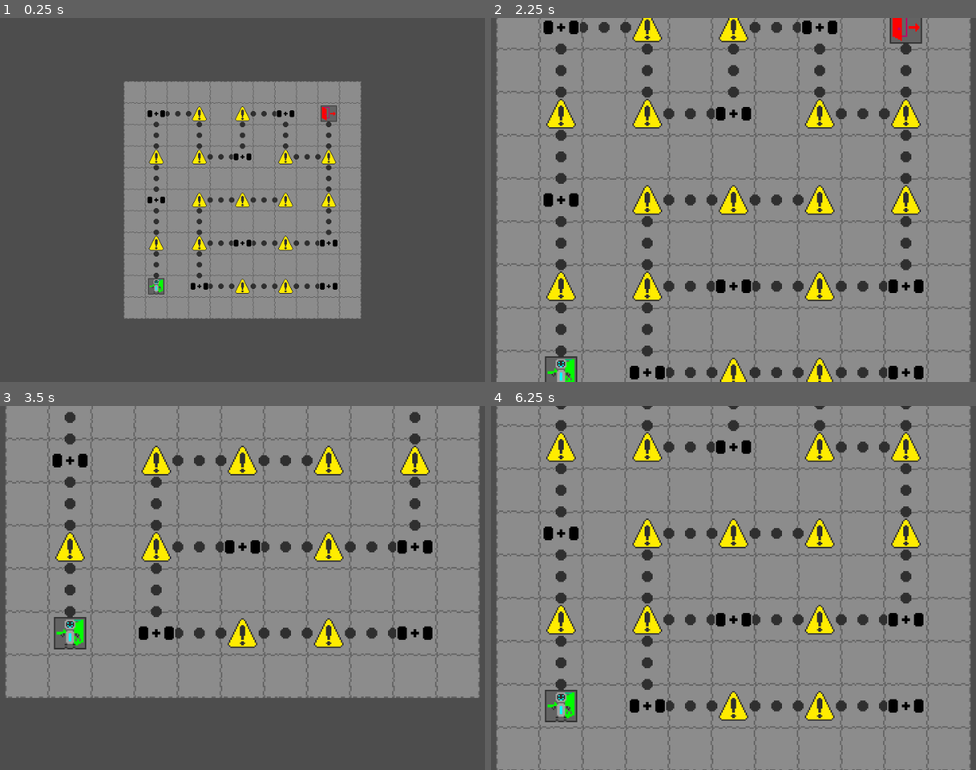
Above: before the commit, frames 1-4 (two rows, left to right).
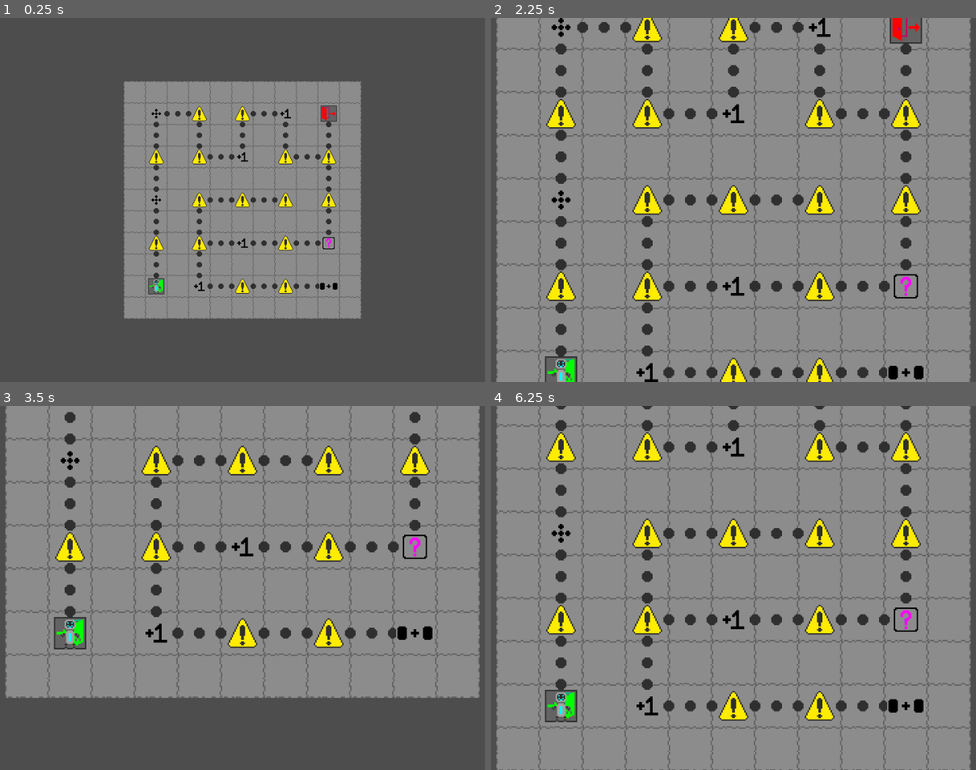
Above: after the commit, the same moments.

Repository: CattacoCattaco/strategy-deckbuilder-roguelike
Game: Godot game, scene res://world_map/world_map.tscn
Same seed, same stepped clock (60 frames per second), same inputs: the game is played once before the commit and once after it.
Inputs (mouse positions are in pixels of both pictures, inside the frame that each line leads up to):
- Up to frame 1 (0.25 s): no input
- Up to frame 2 (2.25 s): tap Enter (do_event) at 0.5, 2 s; move the mouse to (874, 181) at 0.52 s; hold D (right) 0.53-1.25 s; hold Enter (do_event) 0.53-1.25 s; click (874, 181) at 0.67 s; tap Space at 1.25 s; drag from (602, 218) to (699, 272) at 1.27 s; move the mouse to (796, 119) at 2.02 s; hold D (right) from 2.03 s (still down); hold Z (zoom) from 2.03 s (still down)
- Up to frame 3 (3.5 s): tap Enter (do_event) at 2.3 s; release D (right) at 2.75 s; release Z (zoom) at 2.75 s; tap Space at 2.75 s; drag from (208, 660) to (48, 533) at 2.77 s
- Up to frame 4 (6.25 s): tap Enter (do_event) at 3.5 s; move the mouse to (927, 642) at 3.52 s; hold A (left) 3.53-4.25 s; hold Enter (do_event) 3.53-4.25 s; tap Shift at 3.6 s; tap Space at 4.25 s; drag from (539, 533) to (636, 497) at 4.27 s; move the mouse to (767, 588) at 5.02 s; hold S (down) 5.03-5.75 s; hold Enter (do_event) 5.03-5.75 s; click (767, 588) at 5.17 s; drag from (636, 497) to (602, 606) at 5.77 s

The runs differ from the first frame. In frame 1, 0.4% of the frame differs, in the area x 30-70%, y 24-76%; in frame 2, 1.7%, in the area x 10-90%, y 0-100%; in frame 3, 1.0%; in frame 4, 1.2%.

Commit message:
4 Deck Manipulation Types
There are now 4 different deck manipulation types which are all equally likely to occur. There are: merge, add symbol, plus 1 range, and plus 1 effect size.

Diff:
--- a/card/data/card_data.gd
+++ b/card/data/card_data.gd
@@ -6,10 +6,15 @@
 var effect_size: int
 
 
-func _init(p_modifiers: Array[Modifier], p_effect_range: int, p_effect_size: int) -> void:
+func _init(p_modifiers: Array[Modifier] = [], p_effect_range: int = 0,
+		p_effect_size: int = 0) -> void:
 	modifiers = p_modifiers
 	effect_range = p_effect_range
 	effect_size = p_effect_size
+
+
+func duplicate() -> CardData:
+	return CardData.new(modifiers.duplicate(), effect_range, effect_size)
 
 
 func get_effects() -> Array[Effect]:
--- a/deck_manipulation_screen/deck_manipulation_screen.tscn
+++ b/deck_manipulation_screen/deck_manipulation_screen.tscn
@@ -17,7 +17,7 @@
 grow_horizontal = 2
 grow_vertical = 2
 script = ExtResource("1_h76y5")
-slot_sets = [NodePath("SlotRegion/MergeSlotSet"), NodePath("SlotRegion/AddSymbolSlotSet")]
+slot_sets = [NodePath("SlotRegion/MergeSlotSet"), NodePath("SlotRegion/AddSymbolSlotSet"), NodePath("SlotRegion/PlusRangeSlotSet"), NodePath("SlotRegion/PlusEffectSizeSlotSet")]
 
 [node name="SlotRegion" type="Control" parent="."]
 layout_mode = 1
@@ -169,6 +169,130 @@
 centered = false
 
 [node name="OutputSlot" parent="SlotRegion/AddSymbolSlotSet" instance=ExtResource("2_4o6wb")]
+layout_mode = 1
+anchors_preset = -1
+anchor_left = 0.625
+anchor_top = 0.5
+anchor_right = 0.625
+anchor_bottom = 0.5
+offset_left = -59.5
+offset_top = -96.0
+offset_right = 59.5
+offset_bottom = 96.0
+grow_horizontal = 2
+grow_vertical = 2
+input = false
+
+[node name="PlusRangeSlotSet" type="Control" parent="SlotRegion" node_paths=PackedStringArray("hand", "deck_manipulation_screen", "input_slots", "output_slot")]
+layout_mode = 1
+anchors_preset = 15
+anchor_right = 1.0
+anchor_bottom = 1.0
+grow_horizontal = 2
+grow_vertical = 2
+script = ExtResource("2_g0t5s")
+hand = NodePath("../../Hand")
+deck_manipulation_screen = NodePath("../..")
+input_slots = [NodePath("InputSlot1")]
+output_slot = NodePath("OutputSlot")
+type = 2
+
+[node name="InputSlot1" parent="SlotRegion/PlusRangeSlotSet" instance=ExtResource("2_4o6wb")]
+layout_mode = 1
+anchors_preset = -1
+anchor_left = 0.375
+anchor_top = 0.5
+anchor_right = 0.375
+anchor_bottom = 0.5
+offset_left = -59.5
+offset_top = -96.0
+offset_right = 59.5
+offset_bottom = 96.0
+grow_horizontal = 2
+grow_vertical = 2
+
+[node name="SymbolArrow" type="Control" parent="SlotRegion/PlusRangeSlotSet"]
+custom_minimum_size = Vector2(45, 45)
+layout_mode = 1
+anchors_preset = 8
+anchor_left = 0.5
+anchor_top = 0.5
+anchor_right = 0.5
+anchor_bottom = 0.5
+offset_left = -22.5
+offset_top = -22.5
+offset_right = 22.5
+offset_bottom = 22.5
+grow_horizontal = 2
+grow_vertical = 2
+
+[node name="Arrow" type="Sprite2D" parent="SlotRegion/PlusRangeSlotSet/SymbolArrow"]
+texture = ExtResource("4_ya4dx")
+centered = false
+
+[node name="OutputSlot" parent="SlotRegion/PlusRangeSlotSet" instance=ExtResource("2_4o6wb")]
+layout_mode = 1
+anchors_preset = -1
+anchor_left = 0.625
+anchor_top = 0.5
+anchor_right = 0.625
+anchor_bottom = 0.5
+offset_left = -59.5
+offset_top = -96.0
+offset_right = 59.5
+offset_bottom = 96.0
+grow_horizontal = 2
+grow_vertical = 2
+input = false
+
+[node name="PlusEffectSizeSlotSet" type="Control" parent="SlotRegion" node_paths=PackedStringArray("hand", "deck_manipulation_screen", "input_slots", "output_slot")]
+layout_mode = 1
+anchors_preset = 15
+anchor_right = 1.0
+anchor_bottom = 1.0
+grow_horizontal = 2
+grow_vertical = 2
+script = ExtResource("2_g0t5s")
+hand = NodePath("../../Hand")
+deck_manipulation_screen = NodePath("../..")
+input_slots = [NodePath("InputSlot1")]
+output_slot = NodePath("OutputSlot")
+type = 3
+
+[node name="InputSlot1" parent="SlotRegion/PlusEffectSizeSlotSet" instance=ExtResource("2_4o6wb")]
+layout_mode = 1
+anchors_preset = -1
+anchor_left = 0.375
+anchor_top = 0.5
+anchor_right = 0.375
+anchor_bottom = 0.5
+offset_left = -59.5
+offset_top = -96.0
+offset_right = 59.5
+offset_bottom = 96.0
+grow_horizontal = 2
+grow_vertical = 2
+
+[node name="SymbolArrow" type="Control" parent="SlotRegion/PlusEffectSizeSlotSet"]
+custom_minimum_size = Vector2(45, 45)
+layout_mode = 1
+anchors_preset = 8
+anchor_left = 0.5
+anchor_top = 0.5
+anchor_right = 0.5
+anchor_bottom = 0.5
+offset_left = -22.5
+offset_top = -22.5
+offset_right = 22.5
+offset_bottom = 22.5
+grow_horizontal = 2
+grow_vertical = 2
+
+[node name="Arrow" type="Sprite2D" parent="SlotRegion/PlusEffectSizeSlotSet/SymbolArrow"]
+texture = ExtResource("4_ya4dx")
+centered = false
+
+[node name="OutputSlot" parent="SlotRegion/PlusEffectSizeSlotSet" instance=ExtResource("2_4o6wb")]
 layout_mode = 1
 anchors_preset = -1
 anchor_left = 0.625
--- a/deck_manipulation_screen/slot_set/slot_set.gd
+++ b/deck_manipulation_screen/slot_set/slot_set.gd
@@ -4,6 +4,8 @@
 enum Type {
 	MERGE,
 	ADD_SYMBOL,
+	PLUS_RANGE,
+	PLUS_EFFECT_SIZE,
 }
 
 @export var hand: Hand
@@ -58,6 +60,10 @@
 			return calculate_output_merge()
 		Type.ADD_SYMBOL:
 			return calculate_output_add_symbol()
+		Type.PLUS_RANGE:
+			return calculate_output_plus_range()
+		Type.PLUS_EFFECT_SIZE:
+			return calculate_output_plus_effect_size()
 
 	return CardData.new([], 0, 0)
 
@@ -80,21 +86,34 @@
 	else:
 		result.effect_range = input_data[1].effect_range
 
-	for modifier in input_data[0].modifiers:
-		result.modifiers.append(modifier)
+	for input_modifier in input_data[0].modifiers:
+		result.modifiers.append(input_modifier)
 
-	for modifier in input_data[1].modifiers:
-		result.modifiers.append(modifier)
+	for input_modifier in input_data[1].modifiers:
+		result.modifiers.append(input_modifier)
 
 	return result
 
 
 func calculate_output_add_symbol() -> CardData:
-	var input_data: CardData = input_slots[0].card.card_data
-
-	var result := CardData.new(input_data.modifiers.duplicate(), input_data.effect_range,
-			input_data.effect_size)
+	var result: CardData = input_slots[0].card.card_data.duplicate()
 
 	result.modifiers.append(modifier)
 
 	return result
+
+
+func calculate_output_plus_range() -> CardData:
+	var result: CardData = input_slots[0].card.card_data.duplicate()
+
+	result.effect_range += 1
+
+	return result
+
+
+func calculate_output_plus_effect_size() -> CardData:
+	var result: CardData = input_slots[0].card.card_data.duplicate()
+
+	result.effect_size += 1
+
+	return result
--- a/world_map/world_map.gd
+++ b/world_map/world_map.gd
@@ -199,7 +199,37 @@
 				var deck_manipulation_screen: DeckManipulationScreen
 				deck_manipulation_screen = deck_manipulation_scene.instantiate()
 
+				deck_manipulation_screen.set_slot_set(SlotSet.Type.MERGE)
+				deck_manipulation_screen.world_map = self
+
+				get_tree().root.add_child(deck_manipulation_screen)
+				get_tree().root.remove_child(self)
+		WorldMapTile.EventType.ADD_SYMBOL:
+			if not tile.completed:
+				var deck_manipulation_screen: DeckManipulationScreen
+				deck_manipulation_screen = deck_manipulation_scene.instantiate()
+
 				deck_manipulation_screen.set_slot_set(SlotSet.Type.ADD_SYMBOL)
+				deck_manipulation_screen.world_map = self
+
+				get_tree().root.add_child(deck_manipulation_screen)
+				get_tree().root.remove_child(self)
+		WorldMapTile.EventType.PLUS_RANGE:
+			if not tile.completed:
+				var deck_manipulation_screen: DeckManipulationScreen
+				deck_manipulation_screen = deck_manipulation_scene.instantiate()
+
+				deck_manipulation_screen.set_slot_set(SlotSet.Type.PLUS_RANGE)
+				deck_manipulation_screen.world_map = self
+
+				get_tree().root.add_child(deck_manipulation_screen)
+				get_tree().root.remove_child(self)
+		WorldMapTile.EventType.PLUS_EFFECT_SIZE:
+			if not tile.completed:
+				var deck_manipulation_screen: DeckManipulationScreen
+				deck_manipulation_screen = deck_manipulation_scene.instantiate()
+
+				deck_manipulation_screen.set_slot_set(SlotSet.Type.PLUS_EFFECT_SIZE)
 				deck_manipulation_screen.world_map = self
 
 				get_tree().root.add_child(deck_manipulation_screen)
--- a/world_map/world_map_tile/world_map_tile.gd
+++ b/world_map/world_map_tile/world_map_tile.gd
@@ -2,19 +2,26 @@
 extends Node2D
 
 enum EventType {
-	NONE,
 	ENTRANCE,
 	EXIT,
 	ENCOUNTER,
 	MERGE,
+	ADD_SYMBOL,
+	PLUS_RANGE,
+	PLUS_EFFECT_SIZE,
+	NONE,
 }
+
+const POSITIVE_EVENTS: Array[EventType] = [
+	EventType.MERGE,
+	EventType.ADD_SYMBOL,
+	EventType.PLUS_RANGE,
+	EventType.PLUS_EFFECT_SIZE,
+]
 
 @export var bg: Sprite2D
 @export var path: Sprite2D
-@export var entrance_sign: Sprite2D
-@export var exit_sign: Sprite2D
-@export var encounter_sign: Sprite2D
-@export var merge_sign: Sprite2D
+@export var event_signs: Array[Sprite2D]
 
 var pos: Vector2i
 var world_map: WorldMap
@@ -22,7 +29,7 @@
 var has_path: bool = false
 
 var is_positive: bool = false
-var event_type: EventType
+var event_type: EventType = EventType.NONE
 var completed: bool = false
 
 var _path_atlas: AtlasTexture
@@ -32,10 +39,8 @@
 	_path_atlas = path.texture
 
 	path.hide()
-	entrance_sign.hide()
-	exit_sign.hide()
-	encounter_sign.hide()
-	merge_sign.hide()
+	for event_sign in event_signs:
+		event_sign.hide()
 
 
 func set_as_path() -> void:
@@ -87,28 +92,28 @@
 
 
 func add_entrance() -> void:
-	entrance_sign.show()
+	event_signs[EventType.ENTRANCE].show()
 	is_positive = true
 	event_type = EventType.ENTRANCE
 	completed = true
 
 
 func add_exit() -> void:
-	exit_sign.show()
+	event_signs[EventType.EXIT].show()
 	is_positive = true
 	event_type = EventType.EXIT
 	completed = true
 
 
 func add_encounter() -> void:
-	encounter_sign.show()
+	event_signs[EventType.ENCOUNTER].show()
 	is_positive = false
 	event_type = EventType.ENCOUNTER
 	completed = false
 
 
 func add_reward_event() -> void:
-	merge_sign.show()
+	event_type = POSITIVE_EVENTS.pick_random()
+	event_signs[event_type].show()
 	is_positive = true
-	event_type = EventType.MERGE
 	completed = false
--- a/world_map/world_map_tile/world_map_tile.tscn
+++ b/world_map/world_map_tile/world_map_tile.tscn
@@ -7,20 +7,20 @@
 [ext_resource type="Texture2D" uid="uid://ds6sg8lqoq37j" path="res://world_map/world_map_tile/entrance.png" id="4_1cgjn"]
 [ext_resource type="Texture2D" uid="uid://cuiixjcrchtot" path="res://world_map/world_map_tile/merge.png" id="4_n6qic"]
 [ext_resource type="Texture2D" uid="uid://cx5rhkesmm4v7" path="res://world_map/world_map_tile/exit.png" id="5_odmgf"]
+[ext_resource type="Texture2D" uid="uid://cqiq3bbfh16nj" path="res://world_map/world_map_tile/add_symbol.png" id="8_1cgjn"]
+[ext_resource type="Texture2D" uid="uid://ubwp4tsce5us" path="res://world_map/world_map_tile/plus_range.png" id="9_e2toq"]
+[ext_resource type="Texture2D" uid="uid://bfol081qvty6a" path="res://world_map/world_map_tile/plus_effect_size.png" id="10_pt4fo"]
 
 [sub_resource type="AtlasTexture" id="AtlasTexture_1cgjn"]
 resource_local_to_scene = true
 atlas = ExtResource("2_pu1pf")
 region = Rect2(64, 64, 32, 32)
 
-[node name="WorldMapTile" type="Node2D" node_paths=PackedStringArray("bg", "path", "entrance_sign", "exit_sign", "encounter_sign", "merge_sign")]
+[node name="WorldMapTile" type="Node2D" node_paths=PackedStringArray("bg", "path", "event_signs")]
 script = ExtResource("1_pu1pf")
 bg = NodePath("Tile")
 path = NodePath("Path")
-entrance_sign = NodePath("Entrance")
-exit_sign = NodePath("Exit")
-encounter_sign = NodePath("Encounter")
-merge_sign = NodePath("Merge")
+event_signs = [NodePath("Entrance"), NodePath("Exit"), NodePath("Encounter"), NodePath("Merge"), NodePath("AddSymbol"), NodePath("PlusRange"), NodePath("PlusEffectSize")]
 
 [node name="Tile" type="Sprite2D" parent="."]
 texture = ExtResource("1_e38f7")
@@ -45,3 +45,15 @@
 [node name="Merge" type="Sprite2D" parent="."]
 texture = ExtResource("4_n6qic")
 centered = false
+
+[node name="AddSymbol" type="Sprite2D" parent="."]
+texture = ExtResource("8_1cgjn")
+centered = false
+
+[node name="PlusRange" type="Sprite2D" parent="."]
+texture = ExtResource("9_e2toq")
+centered = false
+
+[node name="PlusEffectSize" type="Sprite2D" parent="."]
+texture = ExtResource("10_pt4fo")
+centered = false
Binary file added: world_map/world_map_tile/add_symbol.png
Not shown, added: world_map/world_map_tile/add_symbol.png.import
Binary file added: world_map/world_map_tile/plus_effect_size.png
Not shown, added: world_map/world_map_tile/plus_effect_size.png.import
Binary file added: world_map/world_map_tile/plus_range.png
Not shown, added: world_map/world_map_tile/plus_range.png.import
Not shown: 1 places in world_map/world_map_tile/world_map_tile.tscn that only renumber resources
